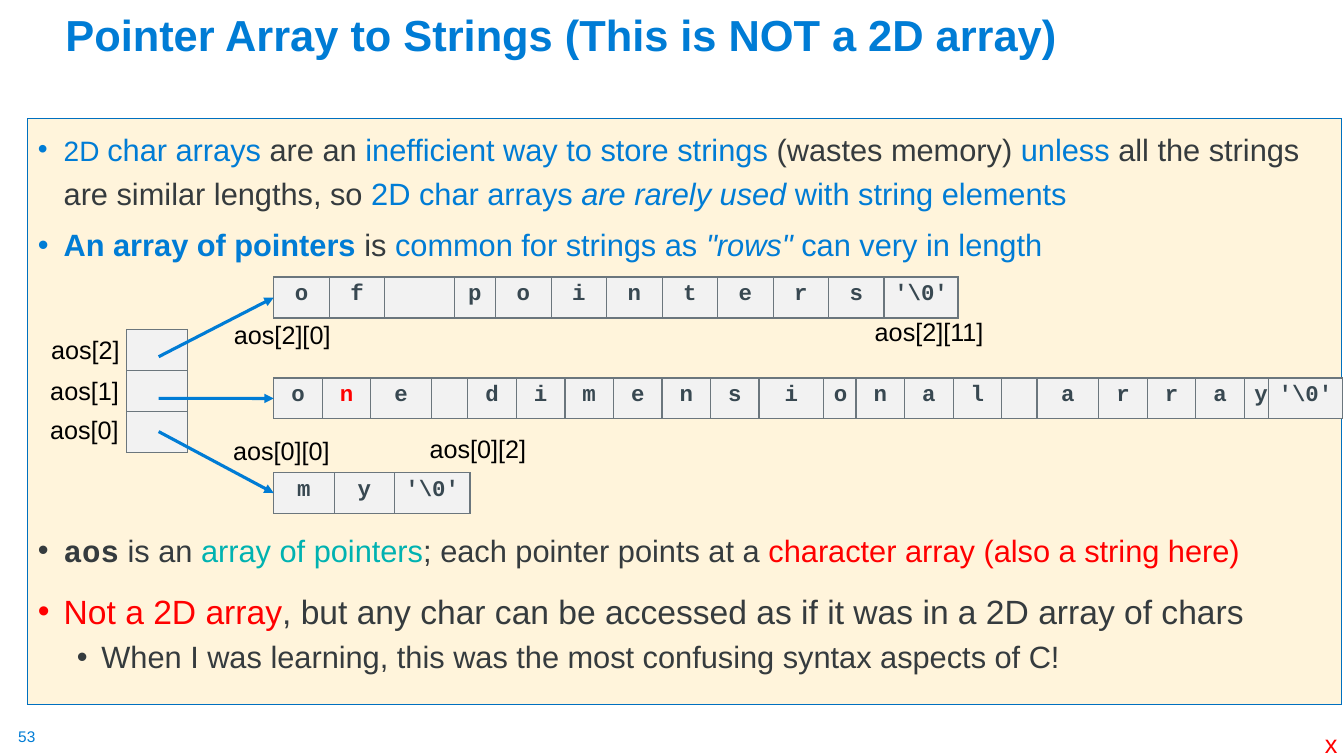
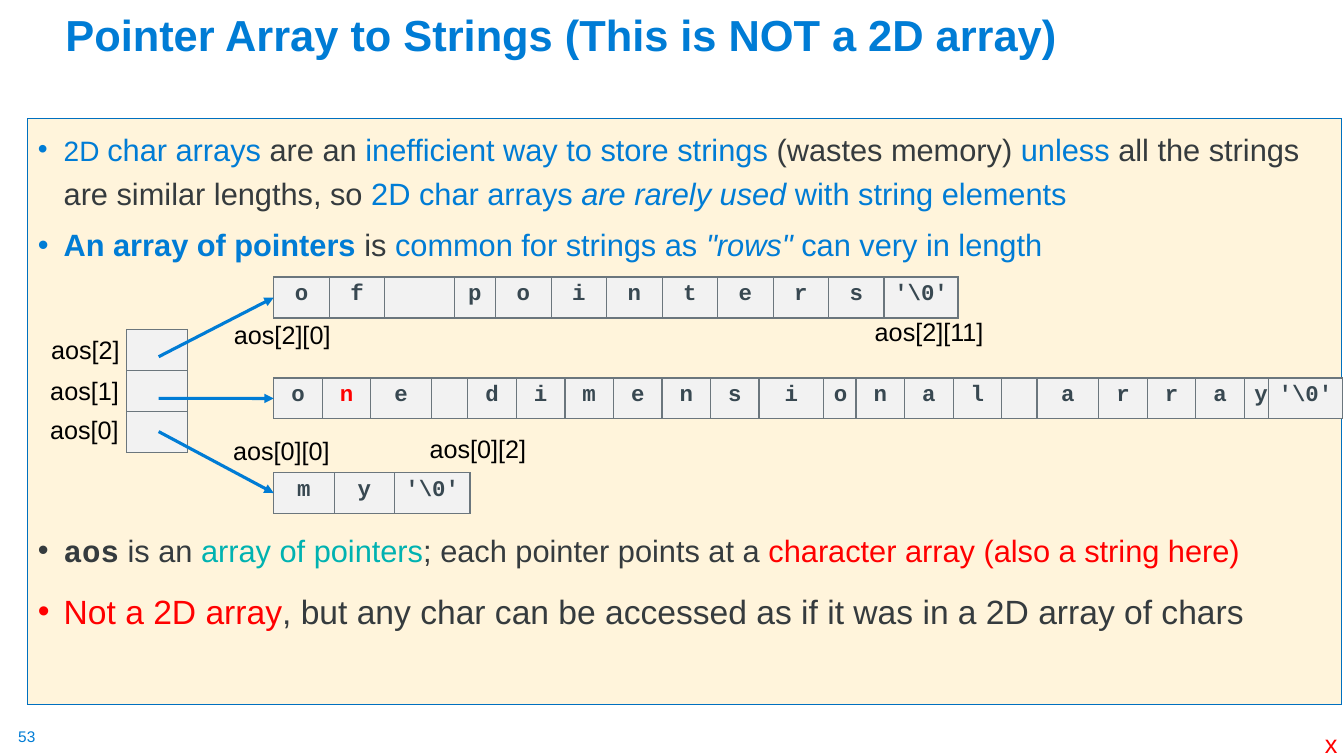
Before and after one commit to cse30-sp24/Cao-slides, a slide deck: slide 53 of 02-C-Part2.pptx. Drawn at 1344x756 pixels with LibreOffice and Linux fonts; fonts in the diff are those of the drawing. Boxes give left, top, right and bottom in pixels: in the first picture for what was removed or moved away, otherwise in the second. Text is boxed around its words. In the diff, an @@ line names an element or a change of style, - is before the commit and + after.

```diff
--- a/02-C-Part2.pptx
+++ b/02-C-Part2.pptx
@@ text at box(101, 645, 1060, 674): paragraph removed @@
-  • When I was learning, this was the most confusing syntax aspects of C!
```
Also in this commit, not shown: 1 other file.
